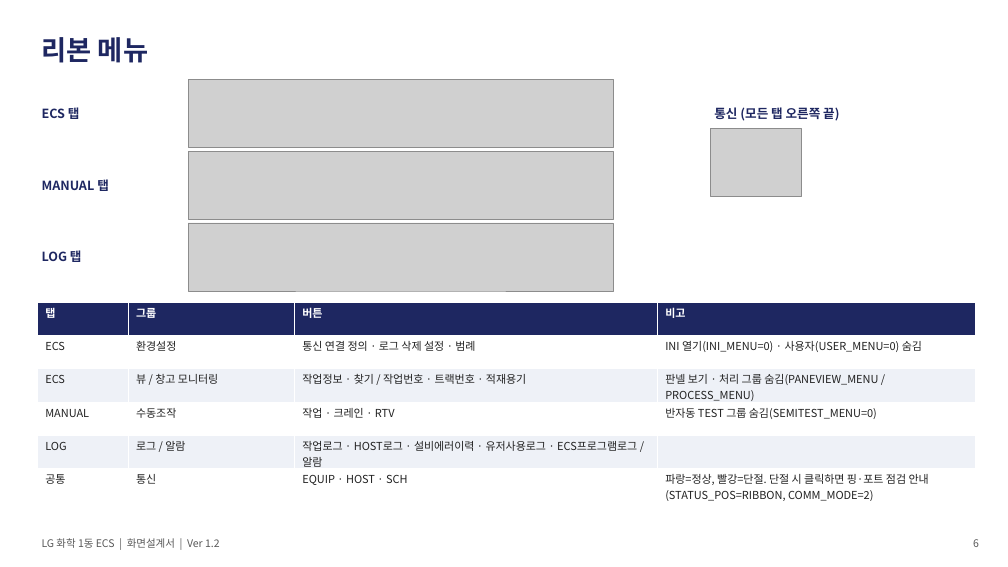
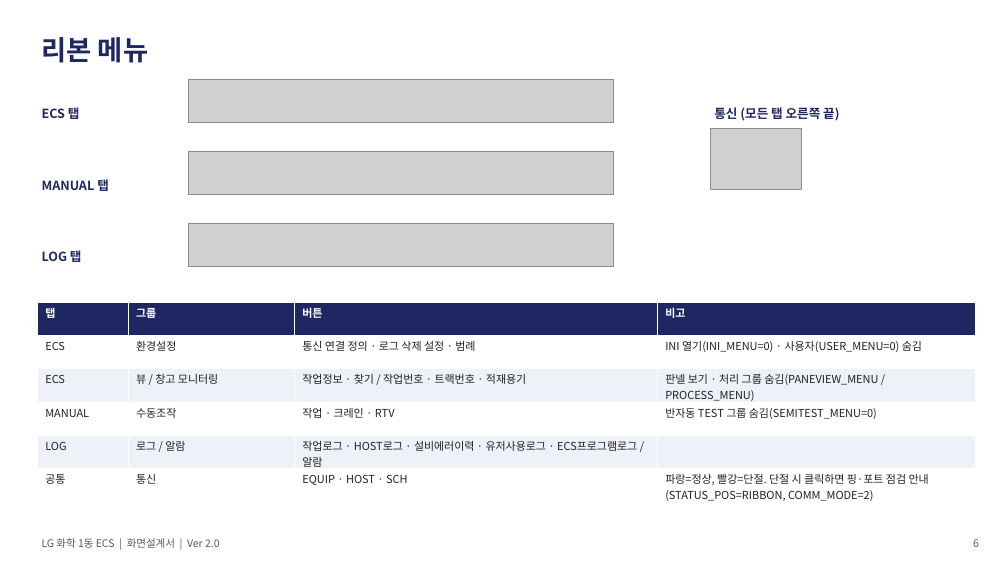
Before and after one commit to yeorijby-coder/LGLS_ALL, a slide deck: slide 6 of docs/산출물_20260921/06_ECS_화면설계서.pptx. Drawn at 1008x567 pixels with LibreOffice and Linux fonts; fonts in the diff are those of the drawing; grey boxes stand for pictures. Boxes give left, top, right and bottom in pixels: in the first picture for what was removed or moved away, otherwise in the second. Text is boxed around its words. In the diff, an @@ line names an element or a change of style, - is before the commit and + after.

```diff
--- a/docs/산출물_20260921/06_ECS_화면설계서.pptx
+++ b/docs/산출물_20260921/06_ECS_화면설계서.pptx
@@ picture: place and size @@
-picture at bbox=[188, 79, 613, 147]
+picture at bbox=[188, 79, 613, 123]
@@ picture: place and size @@
-picture at bbox=[711, 129, 802, 197]
+picture at bbox=[711, 129, 802, 190]
@@ picture: place and size @@
-picture at bbox=[188, 151, 613, 219]
+picture at bbox=[188, 151, 613, 194]
@@ picture: place and size @@
-picture at bbox=[188, 223, 613, 291]
+picture at bbox=[188, 223, 613, 266]
@@ text at bbox=[42, 538, 220, 548]: text changed @@
-LG 화학 1동 ECS | 화면설계서 | Ver 1.2
+LG 화학 1동 ECS | 화면설계서 | Ver 2.0
```
Also in this commit, not shown: 26 other slides changed, 10 other files.
